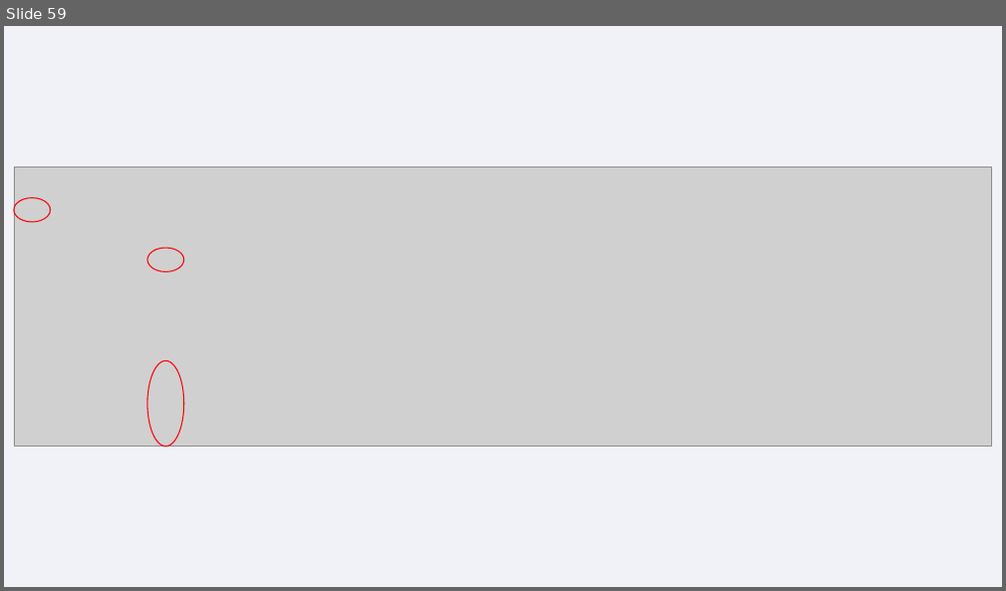
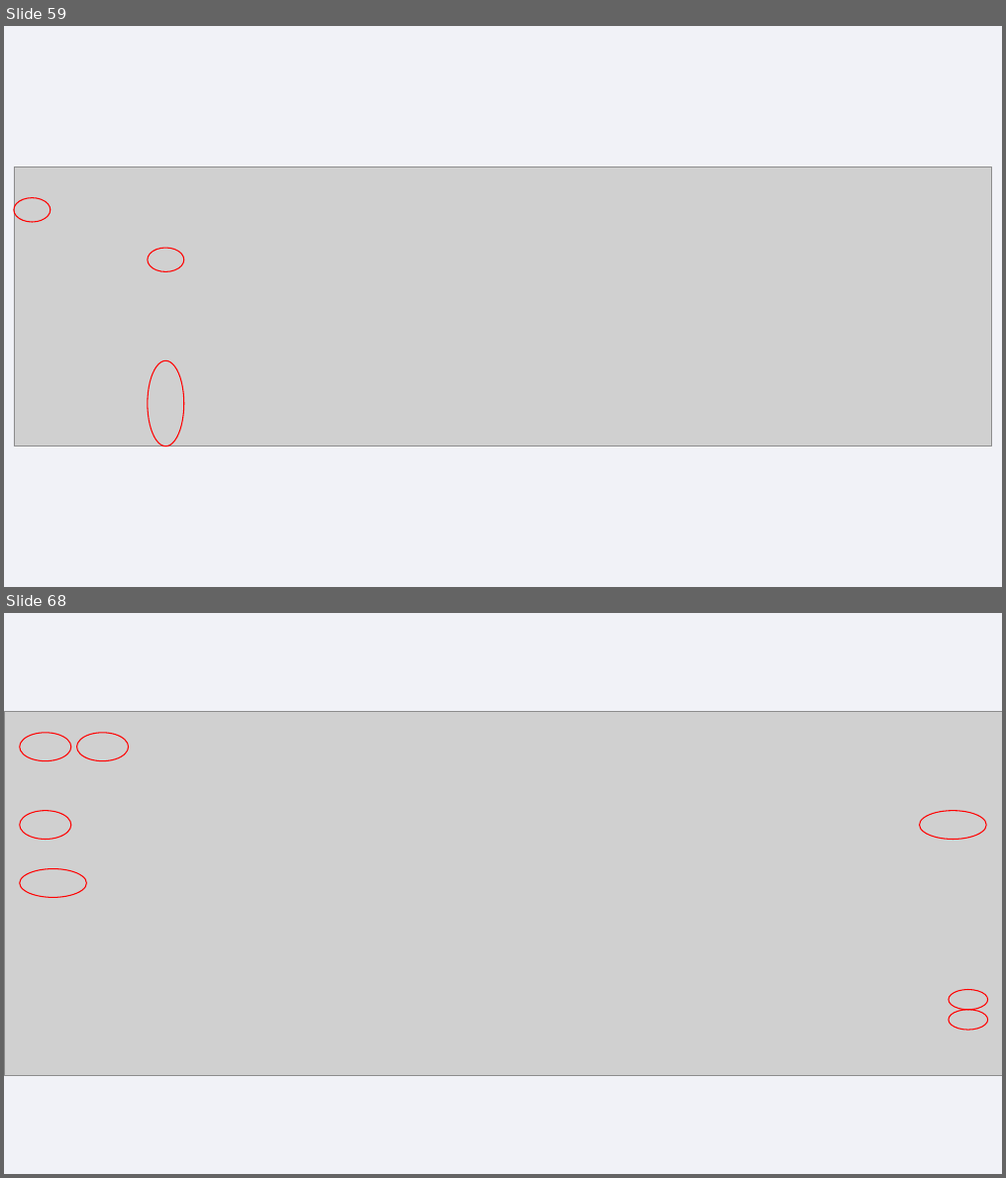
Before and after one commit to RickJou/designer, a slide deck: 我画的小图/配置中心/apollo操作手册.pptx. Shown one above the other, each under a label of ours: slide 59 before the commit, slides 59 and 68 after it; the slides between them are not shown. The pictures are 1006x591 and 1006x1178 pixels, drawn with LibreOffice and Linux fonts; fonts in the diff are those of the drawing; grey boxes stand for pictures; background and template pictures are left out. Boxes give left, top, right and bottom in pixels: in the first picture for what was removed or moved away, otherwise in the second. Text is boxed around its words. In the diff, an @@ line names an element or a change of style, - is before the commit and + after.

```diff
--- a/我画的小图/配置中心/apollo操作手册.pptx
+++ b/我画的小图/配置中心/apollo操作手册.pptx
@@ slide 68 added at [4,613,1002,1174], background #F1F2F7 @@
@@ picture added at [4,711,1002,1076] @@
@@ ellipse added at [20,733,71,761], outline #FF0000 1 pt @@
@@ ellipse added at [76,733,129,761], outline #FF0000 1 pt @@
@@ ellipse added at [20,811,71,839], outline #FF0000 1 pt @@
@@ ellipse added at [920,811,986,839], outline #FF0000 1 pt @@
@@ ellipse added at [20,869,86,897], outline #FF0000 1 pt @@
@@ ellipse added at [948,989,988,1010], outline #FF0000 1 pt @@
@@ ellipse added at [948,1010,988,1030], outline #FF0000 1 pt @@
```
Also in this commit, not shown: 5 slides changed, 14 other slides added, 1 slide removed.
